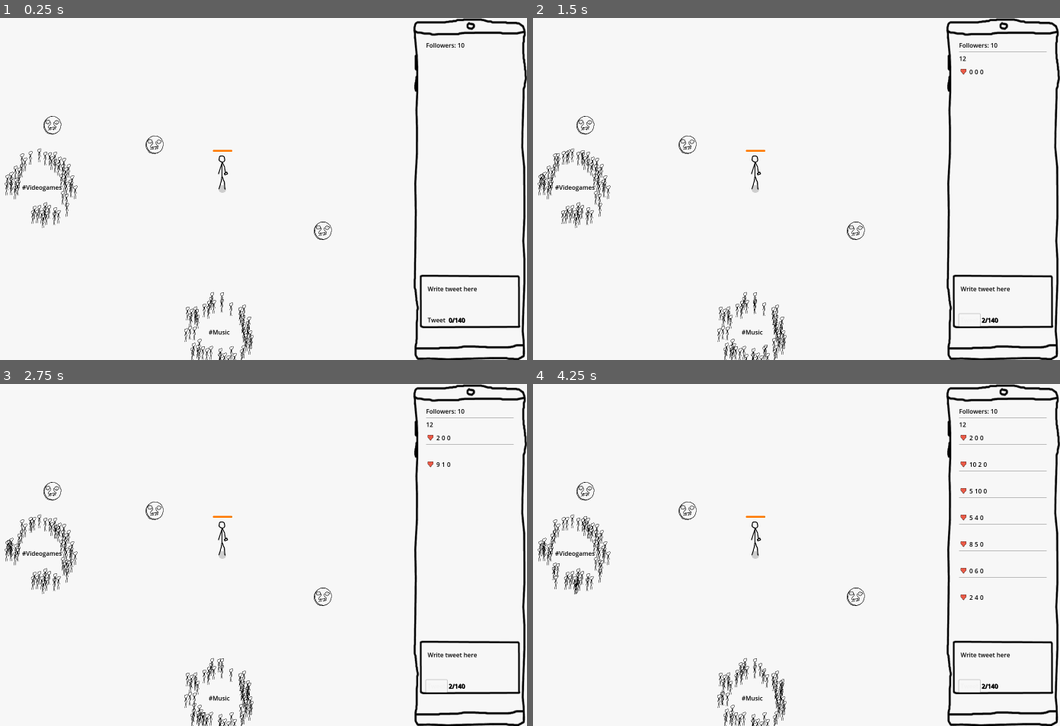
Above: before the commit, frames 1-4 (two rows, left to right).
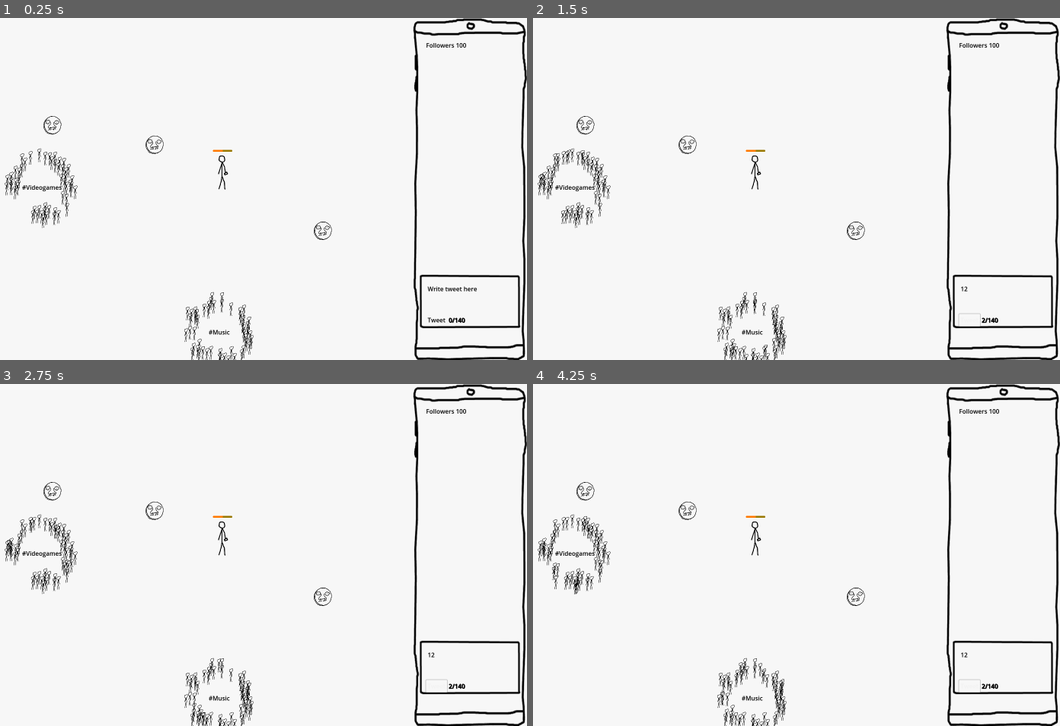
Above: after the commit, the same moments.

Repository: loiveli/FGJ2025
Game: Godot game, scene res://Root.tscn
The game is run twice, just before and just after one commit, with the same random seed, the same clock (stepped at 60 frames per second) and the same inputs.
Inputs (mouse positions are in pixels of both pictures, inside the frame that each line leads up to):
- Up to frame 1 (0.25 s): no input
- Up to frame 2 (1.5 s): click (1002, 298) at 0.52 s; type "12" at 0.6 s; click "Tweet" at 1.25 s
- Up to frame 3 (2.75 s): click "Tweet" at 2 s
- Up to frame 4 (4.25 s): click "Tweet" at 2.75 s; tap Enter at 3.5, 3.6 s

The runs differ from the first frame. In frame 1, less than 0.1% of the frame differs, in the area x 41-89%, y 7-52%; in frame 2, 0.2%; in frame 3, 0.3%; in frame 4, 0.7%, in the area x 41-98%, y 7-80%.
Error before the commit: Invalid access of index '0' on a base object of type: 'Array'. (res://tweet_list.gd:25)
Error after the commit: Parse Error: Identifier "tar" not declared in the current scope. (res://player.gd:87)

Commit message:
Small tweaks to moving

Diff:
--- a/player.gd
+++ b/player.gd
@@ -72,7 +72,7 @@
 		if similarity.value > 0.3 and similarity.value > maxValue / 2.0:
 			maxValue = similarity.value if similarity.value > maxValue else maxValue
 			var bubble = bubbles[similarity.bubble]
-			moveVector += position.direction_to(bubble.position) * (similarity.value*speed)
+			moveVector += position.direction_to(bubble.position) * (similarity.value*speed*20)
 
 		# Send notifications
 		bubbles[similarity.bubble].new_notification(similarity.value)
@@ -84,4 +84,4 @@
 		self.animation_player.play("walk")
 
 func _draw():
-	draw_circle((targetPosition - global_position), 10, Color("#cecece"))
+	draw_circle(tar, 10, Color("#cecece"))
